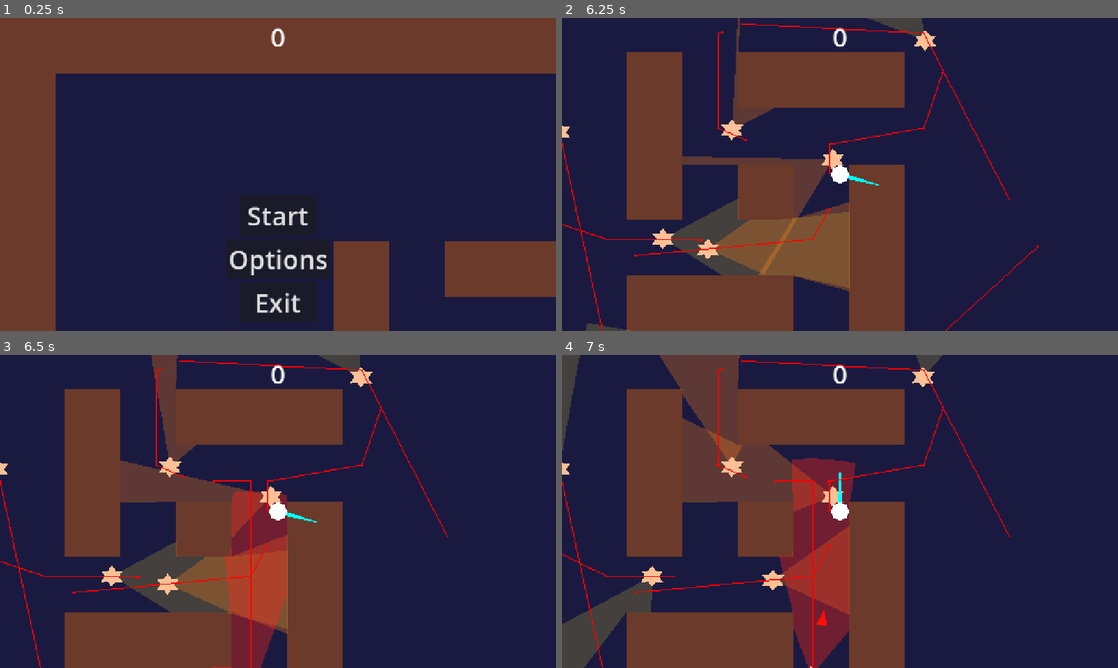
Above: before the commit, frames 1-4 (two rows, left to right).
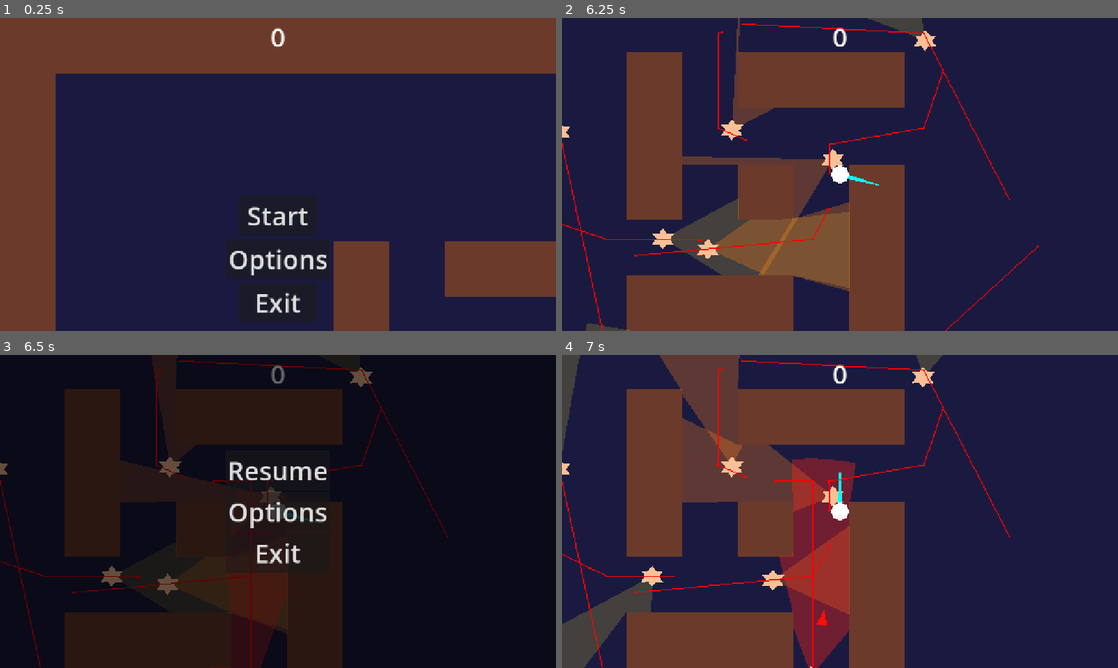
Above: after the commit, the same moments.

Repository: piotrrusak/coldcurve-vancouver
Game: Godot game, scene res://scenes/main.tscn
Two runs of this game, one before a commit and one after it. Both use one fixed random seed, a clock stepped at 60 frames per second and the inputs below.
Inputs (mouse positions are in pixels of both pictures, inside the frame that each line leads up to):
- Up to frame 1 (0.25 s): no input
- Up to frame 2 (6.25 s): click "Options" at 0.5 s; click "Back" at 1.25 s; click "Start" at 2 s; move the mouse to (962, 158) at 2.77 s; hold D (move_right) 2.78-3.53 s; move the mouse to (728, 190) at 3.52 s; hold S (move_down) 3.53-4.28 s; move the mouse to (895, 105) at 4.27 s; hold D (move_right) 4.28-5.03 s; move the mouse to (812, 237) at 5.02 s; hold W (move_up) 5.03-5.78 s; move the mouse to (1006, 221) at 5.77 s; hold A (move_left) from 5.78 s (still down)
- Up to frame 3 (6.5 s): keep holding A (move_left); tap Escape (ui_cancel) at 6.4 s
- Up to frame 4 (7 s): release A (move_left) at 6.5 s; click (840, 470) at 6.5 s, where only the run after the commit has a clickable "Resume"

Frames 1-2 are identical in both runs. In frame 3, 100% of the frame differs, in the area x 0-100%, y 0-100%; in frame 4, nothing differs.

Commit message:
Basic pause menu

Diff:
--- /dev/null
+++ b/scenes/pause_menu.tscn
@@ -0,0 +1,46 @@
+[gd_scene format=3 uid="uid://bpausemenu01"]
+
+[ext_resource type="Script" uid="uid://cpausemenu01" path="res://scripts/pause_menu.gd" id="1"]
+
+[node name="PauseMenu" type="CanvasLayer"]
+process_mode = 3
+layer = 5
+script = ExtResource("1")
+
+[node name="Background" type="ColorRect" parent="."]
+anchors_preset = 15
+anchor_right = 1.0
+anchor_bottom = 1.0
+grow_horizontal = 2
+grow_vertical = 2
+color = Color(0, 0, 0, 0.6)
+
+[node name="Container" type="VBoxContainer" parent="."]
+anchors_preset = 8
+anchor_left = 0.5
+anchor_top = 0.5
+anchor_right = 0.5
+anchor_bottom = 0.5
+offset_left = -120.0
+offset_top = -90.0
+offset_right = 120.0
+offset_bottom = 90.0
+grow_horizontal = 2
+grow_vertical = 2
+alignment = 1
+
+[node name="ResumeButton" type="Button" parent="Container"]
+theme_override_font_sizes/font_size = 60
+text = "Resume"
+
+[node name="OptionsButton" type="Button" parent="Container"]
+theme_override_font_sizes/font_size = 60
+text = "Options"
+
+[node name="ExitButton" type="Button" parent="Container"]
+theme_override_font_sizes/font_size = 60
+text = "Exit"
+
+[connection signal="pressed" from="Container/ResumeButton" to="." method="_on_resume_button_pressed"]
+[connection signal="pressed" from="Container/OptionsButton" to="." method="_on_options_button_pressed"]
+[connection signal="pressed" from="Container/ExitButton" to="." method="_on_exit_button_pressed"]
--- a/scripts/main.gd
+++ b/scripts/main.gd
@@ -4,6 +4,11 @@
 
 const LevelCompleteScene = preload("res://scenes/level_complete.tscn")
 const GameFinishedScene = preload("res://scenes/game_finished.tscn")
+const PauseMenuScene = preload("res://scenes/pause_menu.tscn")
+const OptionsScene = preload("res://scenes/options/options.tscn")
+
+var _pause_menu: CanvasLayer = null
+var _playing := false
 
 const LEVEL_SPAWNS = [
 	[
@@ -36,11 +41,41 @@
 var enemies_remaining: int
 var _clearing := false
 
+func _ready():
+	process_mode = Node.PROCESS_MODE_ALWAYS
+
+func _unhandled_input(event: InputEvent):
+	if event.is_action_pressed("ui_cancel") and _playing:
+		if _pause_menu:
+			_resume()
+		else:
+			_open_pause_menu()
+
+func _open_pause_menu():
+	get_tree().paused = true
+	_pause_menu = PauseMenuScene.instantiate()
+	_pause_menu.resume.connect(_resume)
+	_pause_menu.options.connect(_open_options_from_pause)
+	add_child(_pause_menu)
+
+func _resume():
+	get_tree().paused = false
+	if _pause_menu:
+		_pause_menu.queue_free()
+		_pause_menu = null
+
+func _open_options_from_pause():
+	var options = OptionsScene.instantiate()
+	options.back.connect(func(): options.queue_free())
+	add_child(options)
+
 func game_over():
-	get_tree().paused = false
+	_playing = false
+	_resume()
 	$HUD.show_game_over()
 
 func new_game():
+	_playing = true
 	get_tree().paused = false
 	get_tree().call_group("projectiles", "queue_free")
 	get_tree().call_group("enemies", "queue_free")
@@ -72,6 +107,7 @@
 		call_deferred("_on_level_cleared")
 
 func _on_level_cleared():
+	_playing = false
 	get_tree().paused = true
 	if current_level + 1 >= LEVEL_SPAWNS.size():
 		var screen = GameFinishedScene.instantiate()
@@ -84,6 +120,7 @@
 		screen.setup(current_level + 1)
 
 func _on_next_level():
+	_playing = true
 	current_level += 1
 	get_tree().paused = false
 	start_level()
--- /dev/null
+++ b/scripts/pause_menu.gd
@@ -0,0 +1,13 @@
+extends CanvasLayer
+
+signal resume
+signal options
+
+func _on_resume_button_pressed():
+	resume.emit()
+
+func _on_options_button_pressed():
+	options.emit()
+
+func _on_exit_button_pressed():
+	get_tree().quit()
Not shown, added: scripts/pause_menu.gd.uid
